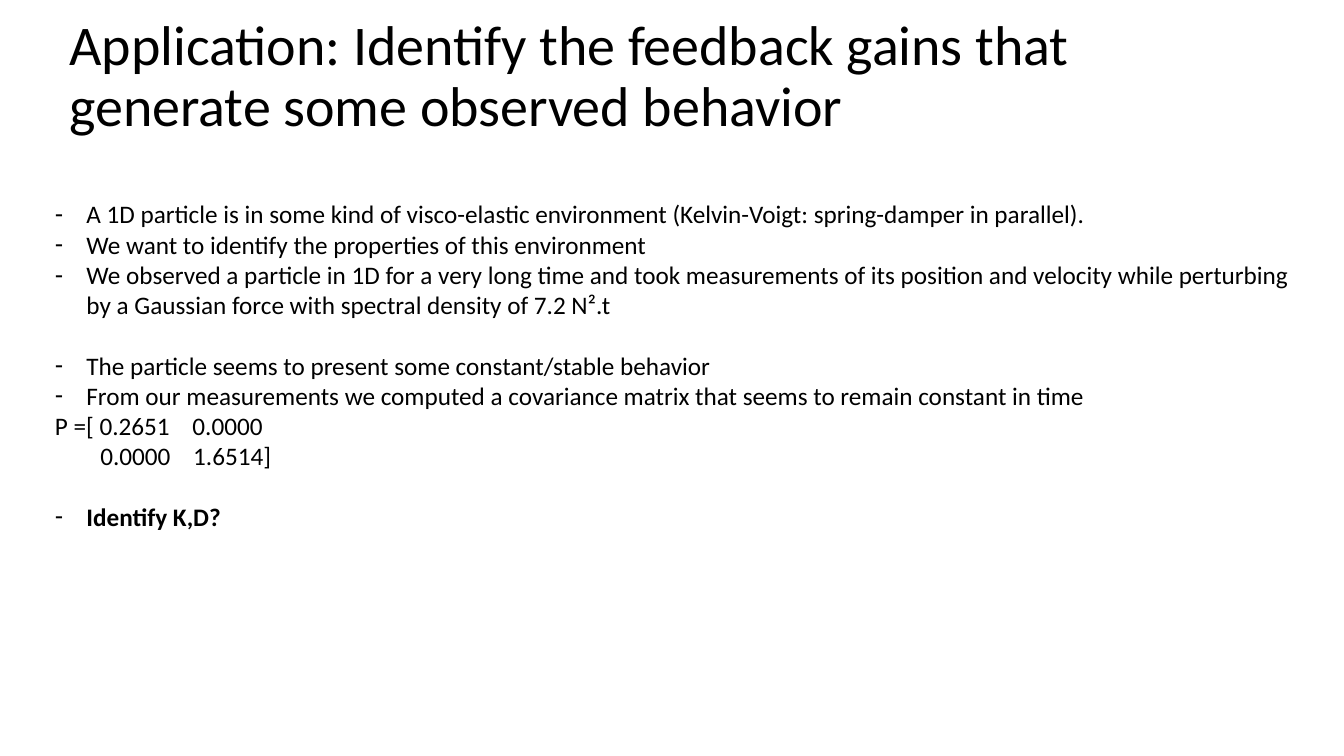
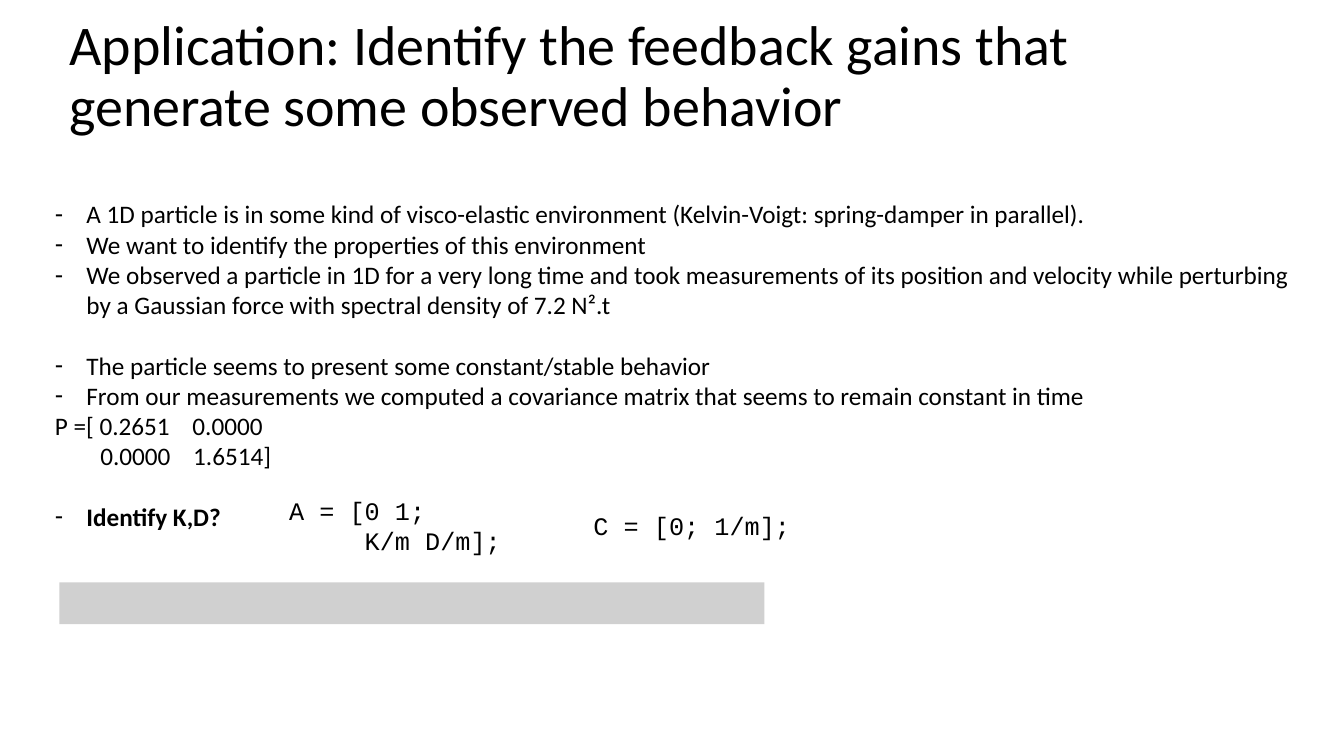
Before and after one commit to tomvanwouwe1992/StochasticOptimalControl_Meetings, a slide deck: slide 13 of Meeting_1/Slides_Meeting_1.pptx. Drawn at 1344x756 pixels with LibreOffice and Linux fonts; fonts in the diff are those of the drawing; grey boxes stand for pictures. Boxes give left, top, right and bottom in pixels: in the first picture for what was removed or moved away, otherwise in the second. Text is boxed around its words. In the diff, an @@ line names an element or a change of style, - is before the commit and + after.

```diff
--- a/Meeting_1/Slides_Meeting_1.pptx
+++ b/Meeting_1/Slides_Meeting_1.pptx
@@ text added at (x1=289, y1=501, x2=501, y2=556), 18 pt, text #000000 @@
+A = [0 1;
+K/m D/m];
@@ text added at (x1=593, y1=516, x2=790, y2=541), 18 pt, text #000000 @@
+C = [0; 1/m];
@@ picture added at (x1=59, y1=583, x2=764, y2=624) @@
```
Also in this commit, not shown: 1 other slide changed, 14 other files.
